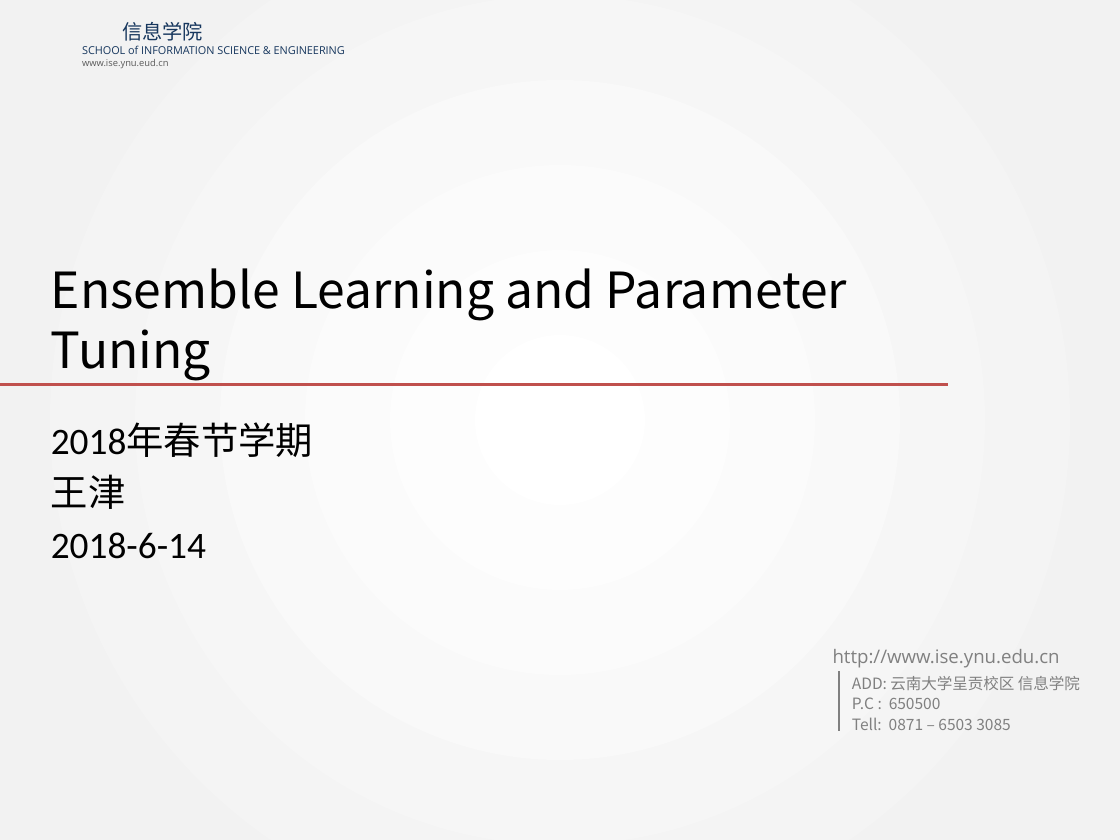
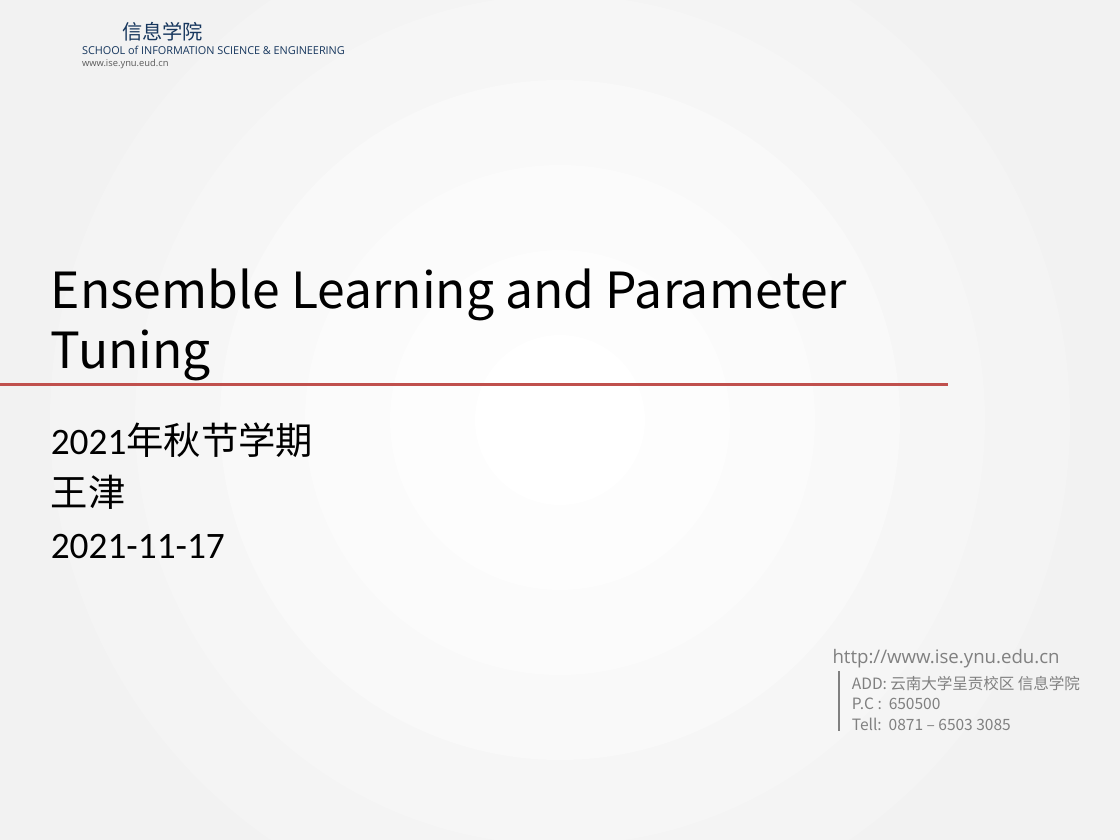
Before and after one commit to wangjin0818/Machine_Learning_2021, a slide deck: slide 1 of Chapter_7/EnsembleLearning.pptx. Drawn at 1120x840 pixels with LibreOffice and Linux fonts; fonts in the diff are those of the drawing; background and template pictures are left out. Boxes give left, top, right and bottom in pixels: in the first picture for what was removed or moved away, otherwise in the second. Text is boxed around its words. In the diff, an @@ line names an element or a change of style, - is before the commit and + after.

```diff
--- a/Chapter_7/EnsembleLearning.pptx
+++ b/Chapter_7/EnsembleLearning.pptx
@@ subtitle at (x1=51, y1=423, x2=313, y2=457): text changed @@
-2018年春节学期
+2021年秋节学期
@@ subtitle at (x1=51, y1=533, x2=225, y2=559): text changed @@
-2018-6-14
+2021-11-17
```
Also in this commit, not shown: 4 other slides changed, 17 other files.
